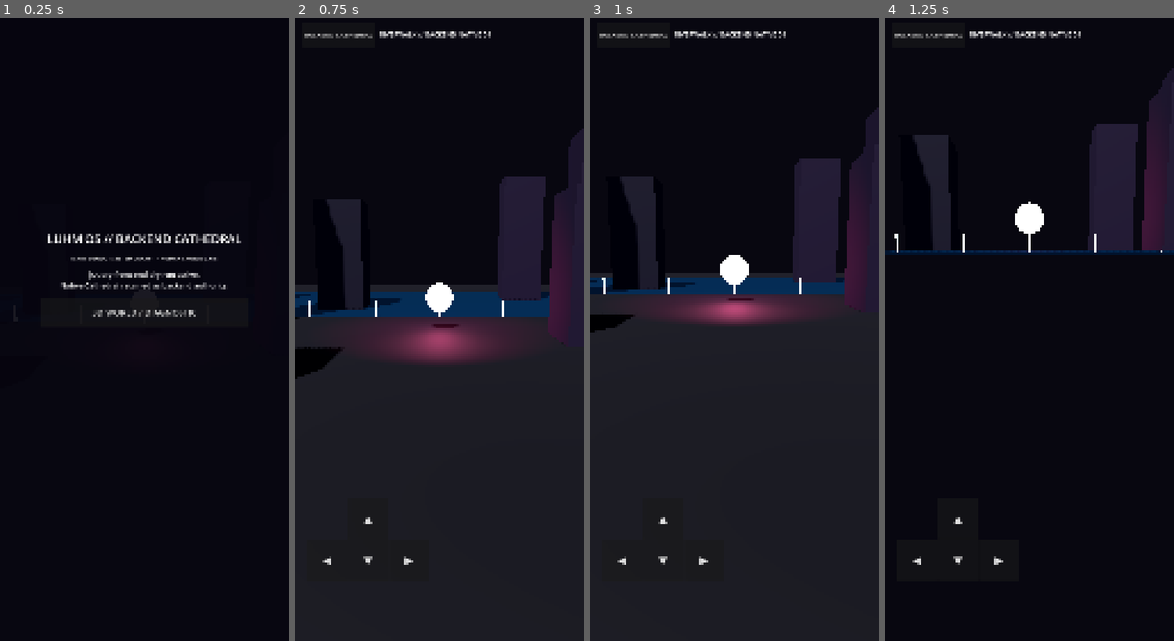
Above: before the commit, frames 1-4 (left to right).
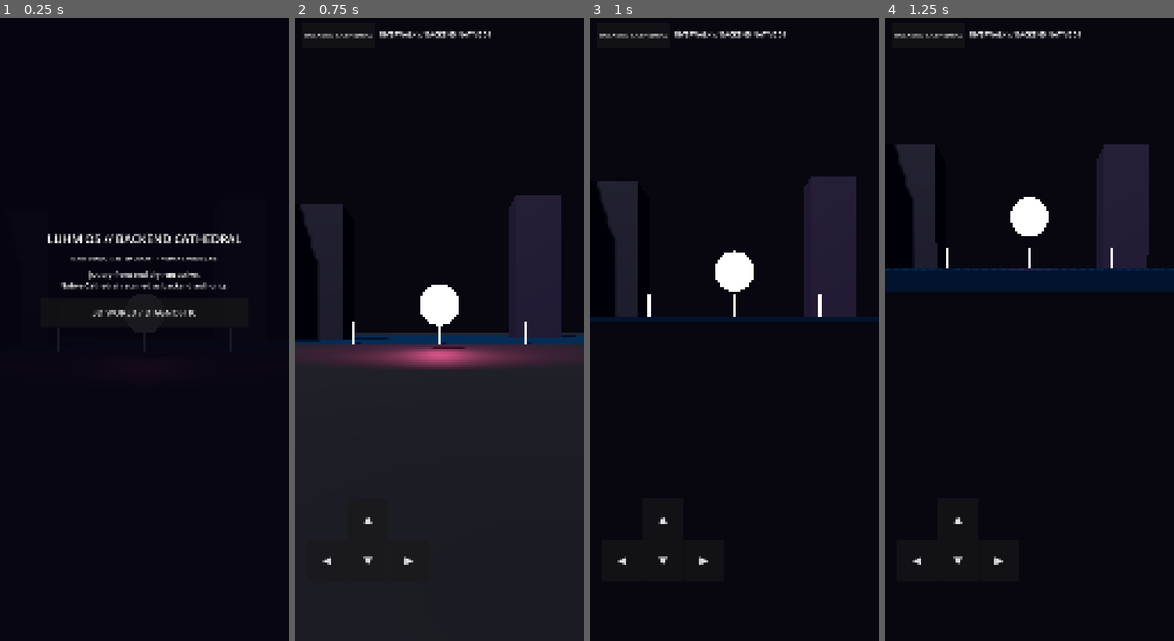
Above: after the commit, the same moments.

Repository: eggie-admin/LuHm-OS
Game: Godot game, scene res://scenes/Main.tscn
Two runs of this game, one before a commit and one after it. Both use one fixed random seed, a clock stepped at 60 frames per second and the inputs below.
Inputs:
- Up to frame 1 (0.25 s): no input
- Up to frame 2 (0.75 s): click "3D WORLD / DIAGNOSTIC" at 0.5 s
- Up to frame 3 (1 s): no input
- Up to frame 4 (1.25 s): no input

The runs differ from the first frame. In frame 2, 16% of the frame differs, in the area x 0-100%, y 17-58%; in frame 3, 13%; in frame 4, 12%.

Commit message:
cutscene: add isolated Lum beacon intro dry run
Adapt only the donor cutscene sequencing pattern. Keep the LuHm native scene spine, add a local five-beat cutscene, wire lock/camera/pulse/dialogue/restore adapters, and harden CI against donor control-plane imports.

Diff:
--- /dev/null
+++ b/cutscenes/lumBeaconIntro.json
@@ -0,0 +1,33 @@
+{
+  "id": "lum_beacon_intro",
+  "title": "Lum Beacon Intro Dry Run",
+  "beats": [
+    {
+      "id": "lock_player",
+      "type": "lock_player",
+      "duration": 0.15
+    },
+    {
+      "id": "camera_move",
+      "type": "camera_move",
+      "duration": 1.2
+    },
+    {
+      "id": "lum_beacon_pulse",
+      "type": "lum_beacon_pulse",
+      "duration": 0.9
+    },
+    {
+      "id": "dialogue_event",
+      "type": "dialogue",
+      "duration": 1.8,
+      "dialogue": "LuHm link established. Riverwalk signal acquired.",
+      "event": "lum_beacon_linked"
+    },
+    {
+      "id": "restore",
+      "type": "restore",
+      "duration": 0.75
+    }
+  ]
+}
--- /dev/null
+++ b/doctrine/cutsceneDonorExtraction-20260925.json
@@ -0,0 +1,36 @@
+{
+  "schema": "luhm.cutscene.donorExtraction.v1",
+  "status": "DRY_RUN_CANDIDATE",
+  "target_repository": "eggie-admin/LuHm-OS",
+  "target_branch": "dryrun/jquery-gui-backend-split-20260925",
+  "rollback_checkpoint": "snapshot/pre-cutscene-dryrun-20260925",
+  "donor": {
+    "repository": "eggie-admin/vue-headless-cms",
+    "commit": "1d51c5b90266f7beb8236cf07acfb17a085a4134",
+    "reference_file": "godot/scripts/cutscene_director.gd",
+    "reference_blob": "b9524c2fe06a69e051381103080e3aca1d9b0441"
+  },
+  "strategy": "adapt the donor's small data-driven sequencing pattern; do not transplant donor runtime topology",
+  "accepted_pattern": [
+    "ordered beat sequencing",
+    "beat lifecycle signals",
+    "timer-based duration",
+    "cancellation boundary"
+  ],
+  "explicitly_excluded": [
+    "godot/scenes/main.tscn",
+    "godot/scripts/cage_manager.gd",
+    "godot/scripts/api_bridge.gd",
+    "godot/scripts/cms_registry.gd",
+    "godot/scripts/web_cms_bridge.gd",
+    "donor Android plugin tree",
+    "localhost or HTTP CMS dependencies"
+  ],
+  "first_cutscene": [
+    "lock player",
+    "camera move",
+    "Lum beacon pulse",
+    "one dialogue/event",
+    "restore camera/player"
+  ]
+}
--- /dev/null
+++ b/scripts/cutsceneDirector.gd
@@ -0,0 +1,78 @@
+extends Node
+
+signal beat_started(beat: Dictionary)
+signal beat_finished(beat_id: String)
+signal cutscene_finished(cutscene_id: String)
+signal cutscene_cancelled(cutscene_id: String)
+signal cutscene_failed(reason: String)
+
+const ALLOWED_TYPES := {
+    "lock_player": true,
+    "camera_move": true,
+    "lum_beacon_pulse": true,
+    "dialogue": true,
+    "restore": true,
+}
+
+var _cancelled := false
+var _running := false
+var _active_cutscene_id := ""
+
+func is_running() -> bool:
+    return _running
+
+func play_cutscene(document: Dictionary) -> void:
+    if _running:
+        cutscene_failed.emit("cutscene already running")
+        return
+    if not document.has("beats") or not document["beats"] is Array:
+        cutscene_failed.emit("cutscene beats missing")
+        return
+
+    _cancelled = false
+    _running = true
+    _active_cutscene_id = str(document.get("id", "unnamed"))
+
+    for raw_beat in document["beats"]:
+        if _cancelled:
+            _finish_cancelled()
+            return
+        if not raw_beat is Dictionary:
+            _finish_failed("beat must be a Dictionary")
+            return
+
+        var beat: Dictionary = raw_beat
+        var beat_type := str(beat.get("type", ""))
+        if not ALLOWED_TYPES.has(beat_type):
+            _finish_failed("unsupported beat type: %s" % beat_type)
+            return
+
+        beat_started.emit(beat)
+        var duration := maxf(float(beat.get("duration", 0.0)), 0.0)
+        if duration > 0.0:
+            await get_tree().create_timer(duration).timeout
+        beat_finished.emit(str(beat.get("id", "beat")))
+
+    if _cancelled:
+        _finish_cancelled()
+        return
+
+    var finished_id := _active_cutscene_id
+    _running = false
+    _active_cutscene_id = ""
+    cutscene_finished.emit(finished_id)
+
+func cancel() -> void:
+    if _running:
+        _cancelled = true
+
+func _finish_cancelled() -> void:
+    var cancelled_id := _active_cutscene_id
+    _running = false
+    _active_cutscene_id = ""
+    cutscene_cancelled.emit(cancelled_id)
+
+func _finish_failed(reason: String) -> void:
+    _running = false
+    _active_cutscene_id = ""
+    cutscene_failed.emit(reason)
--- a/scripts/main.gd
+++ b/scripts/main.gd
@@ -1,22 +1,46 @@
 extends Node3D
+
+signal cutscene_event(event_name: String)
 
 const MOVE_SPEED := 5.5
 const TURN_SPEED := 1.8
+const INTRO_CUTSCENE_PATH := "res://cutscenes/lumBeaconIntro.json"
+const CutsceneDirectorScript := preload("res://scripts/cutsceneDirector.gd")
 
 var player: CharacterBody3D
 var camera: Camera3D
 var cathedral: Control
 var world_hud: Control
+var dialogue_label: Label
+var lum_beacon: MeshInstance3D
+var lum_beacon_light: OmniLight3D
+var cutscene_director
 var move_axis := Vector2.ZERO
+var controls_locked := false
+var intro_cutscene_played := false
+var camera_home_transform := Transform3D.IDENTITY
+var lum_beacon_home_scale := Vector3.ONE
+var lum_beacon_home_energy := 4.5
 
 func _ready() -> void:
     _build_world()
     _build_ui()
+    _build_cutscene_runtime()
     _show_cathedral()
 
 func _process(delta: float) -> void:
     if cathedral.visible:
         return
+
+    if controls_locked:
+        move_axis = Vector2.ZERO
+        player.velocity.x = move_toward(player.velocity.x, 0.0, MOVE_SPEED * delta * 5.0)
+        player.velocity.z = move_toward(player.velocity.z, 0.0, MOVE_SPEED * delta * 5.0)
+        if not player.is_on_floor():
+            player.velocity.y -= 18.0 * delta
+        player.move_and_slide()
+        return
+
     var key_axis := Input.get_vector("ui_left", "ui_right", "ui_up", "ui_down")
     var axis := key_axis if key_axis.length() > move_axis.length() else move_axis
     if axis.length() > 0.05:
@@ -139,26 +163,28 @@
         add_child(crown)
 
 func _add_lum_beacon() -> void:
-    var lum := MeshInstance3D.new()
+    lum_beacon = MeshInstance3D.new()
+    lum_beacon.name = "LumBeacon"
     var mesh := SphereMesh.new()
     mesh.radius = 0.75
     mesh.height = 1.5
-    lum.mesh = mesh
-    lum.position = Vector3(0.0, 1.6, -7.0)
+    lum_beacon.mesh = mesh
+    lum_beacon.position = Vector3(0.0, 1.6, -7.0)
     var mat := StandardMaterial3D.new()
     mat.albedo_color = Color("ff4b88")
     mat.emission_enabled = true
     mat.emission = Color("ff4b88")
     mat.emission_energy_multiplier = 3.4
-    lum.material_override = mat
-    add_child(lum)
-
-    var light := OmniLight3D.new()
-    light.position = lum.position
-    light.light_color = Color("ff4b88")
-    light.light_energy = 4.5
-    light.omni_range = 8.0
-    add_child(light)
+    lum_beacon.material_override = mat
+    add_child(lum_beacon)
+
+    lum_beacon_light = OmniLight3D.new()
+    lum_beacon_light.name = "LumBeaconLight"
+    lum_beacon_light.position = lum_beacon.position
+    lum_beacon_light.light_color = Color("ff4b88")
+    lum_beacon_light.light_energy = lum_beacon_home_energy
+    lum_beacon_light.omni_range = 8.0
+    add_child(lum_beacon_light)
 
 func _build_ui() -> void:
     cathedral = Control.new()
@@ -224,6 +250,19 @@
     hud_label.add_theme_font_size_override("font_size", 25)
     top_bar.add_child(hud_label)
 
+    dialogue_label = Label.new()
+    dialogue_label.position = Vector2(90.0, 1500.0)
+    dialogue_label.custom_minimum_size = Vector2(900.0, 150.0)
+    dialogue_label.horizontal_alignment = HORIZONTAL_ALIGNMENT_CENTER
+    dialogue_label.vertical_alignment = VERTICAL_ALIGNMENT_CENTER
+    dialogue_label.autowrap_mode = TextServer.AUTOWRAP_WORD_SMART
+    dialogue_label.add_theme_font_size_override("font_size", 32)
+    dialogue_label.add_theme_color_override("font_color", Color("f8eff8"))
+    dialogue_label.add_theme_color_override("font_outline_color", Color("120914"))
+    dialogue_label.add_theme_constant_override("outline_size", 10)
+    dialogue_label.visible = false
+    world_hud.add_child(dialogue_label)
+
     var dpad := GridContainer.new()
     dpad.columns = 3
     dpad.position = Vector2(44.0, 1810.0)
@@ -237,6 +276,15 @@
     _dpad_button(dpad, "▼", Vector2(0, 1))
     _dpad_button(dpad, "▶", Vector2(1, 0))
 
+func _build_cutscene_runtime() -> void:
+    cutscene_director = CutsceneDirectorScript.new()
+    cutscene_director.name = "CutsceneDirector"
+    add_child(cutscene_director)
+    cutscene_director.beat_started.connect(_on_cutscene_beat_started)
+    cutscene_director.cutscene_finished.connect(_on_cutscene_finished)
+    cutscene_director.cutscene_cancelled.connect(_on_cutscene_cancelled)
+    cutscene_director.cutscene_failed.connect(_on_cutscene_failed)
+
 func _dpad_blank(parent: Control) -> void:
     var spacer := Control.new()
     spacer.custom_minimum_size = Vector2(150.0, 150.0)
@@ -247,15 +295,129 @@
     button.text = glyph
     button.custom_minimum_size = Vector2(150.0, 150.0)
     button.add_theme_font_size_override("font_size", 42)
-    button.button_down.connect(func(): move_axis = axis)
-    button.button_up.connect(func(): move_axis = Vector2.ZERO)
+    button.button_down.connect(func(): _set_move_axis(axis))
+    button.button_up.connect(func(): _set_move_axis(Vector2.ZERO))
     parent.add_child(button)
+
+func _set_move_axis(axis: Vector2) -> void:
+    move_axis = Vector2.ZERO if controls_locked else axis
 
 func _show_world() -> void:
     cathedral.visible = false
     world_hud.visible = true
+    if not intro_cutscene_played:
+        intro_cutscene_played = true
+        call_deferred("_play_intro_cutscene")
 
 func _show_cathedral() -> void:
+    if cutscene_director != null and cutscene_director.is_running():
+        cutscene_director.cancel()
+    _restore_cutscene_state(0.0)
+    _unlock_player()
     cathedral.visible = true
     world_hud.visible = false
     move_axis = Vector2.ZERO
+
+func _play_intro_cutscene() -> void:
+    var document := _load_cutscene_document(INTRO_CUTSCENE_PATH)
+    if document.is_empty():
+        push_warning("LuHm cutscene document unavailable")
+        return
+    camera_home_transform = camera.transform
+    lum_beacon_home_scale = lum_beacon.scale
+    lum_beacon_home_energy = lum_beacon_light.light_energy
+    await cutscene_director.play_cutscene(document)
+
+func _load_cutscene_document(path: String) -> Dictionary:
+    if not FileAccess.file_exists(path):
+        return {}
+    var decoded = JSON.parse_string(FileAccess.get_file_as_string(path))
+    if decoded is Dictionary:
+        return decoded
+    return {}
+
+func _on_cutscene_beat_started(beat: Dictionary) -> void:
+    var beat_type := str(beat.get("type", ""))
+    var duration := maxf(float(beat.get("duration", 0.0)), 0.0)
+    match beat_type:
+        "lock_player":
+            _lock_player()
+        "camera_move":
+            _camera_cutscene_move(duration)
+        "lum_beacon_pulse":
+            _pulse_lum_beacon(duration)
+        "dialogue":
+            _show_cutscene_dialogue(beat)
+        "restore":
+            _restore_cutscene_state(duration)
+
+func _lock_player() -> void:
+    controls_locked = true
+    move_axis = Vector2.ZERO
+    if player != null:
+        player.velocity.x = 0.0
+        player.velocity.z = 0.0
+
+func _unlock_player() -> void:
+    controls_locked = false
+    move_axis = Vector2.ZERO
+
+func _camera_cutscene_move(duration: float) -> void:
+    if camera == null:
+        return
+    var tween := create_tween()
+    tween.set_trans(Tween.TRANS_SINE)
+    tween.set_ease(Tween.EASE_IN_OUT)
+    tween.set_parallel(true)
+    tween.tween_property(camera, "position", Vector3(0.0, 2.35, 2.8), duration)
+    tween.tween_property(camera, "rotation_degrees", Vector3(-4.0, 0.0, 0.0), duration)
+
+func _pulse_lum_beacon(duration: float) -> void:
+    if lum_beacon == null or lum_beacon_light == null:
+        return
+    var half := maxf(duration * 0.5, 0.05)
+    var tween := create_tween()
+    tween.set_trans(Tween.TRANS_SINE)
+    tween.set_ease(Tween.EASE_IN_OUT)
+    tween.tween_property(lum_beacon, "scale", lum_beacon_home_scale * 1.35, half)
+    tween.parallel().tween_property(lum_beacon_light, "light_energy", lum_beacon_home_energy * 1.7, half)
+    tween.tween_property(lum_beacon, "scale", lum_beacon_home_scale, half)
+    tween.parallel().tween_property(lum_beacon_light, "light_energy", lum_beacon_home_energy, half)
+
+func _show_cutscene_dialogue(beat: Dictionary) -> void:
+    if dialogue_label != null:
+        dialogue_label.text = str(beat.get("dialogue", ""))
+        dialogue_label.visible = not dialogue_label.text.is_empty()
+    var event_name := str(beat.get("event", ""))
+    if not event_name.is_empty():
+        cutscene_event.emit(event_name)
+
+func _restore_cutscene_state(duration: float) -> void:
+    if dialogue_label != null:
+        dialogue_label.visible = false
+    if lum_beacon != null:
+        lum_beacon.scale = lum_beacon_home_scale
+    if lum_beacon_light != null:
+        lum_beacon_light.light_energy = lum_beacon_home_energy
+    if camera == null:
+        return
+    if duration <= 0.0:
+        camera.transform = camera_home_transform
+        return
+    var tween := create_tween()
+    tween.set_trans(Tween.TRANS_SINE)
+    tween.set_ease(Tween.EASE_IN_OUT)
+    tween.tween_property(camera, "transform", camera_home_transform, duration)
+
+func _on_cutscene_finished(_cutscene_id: String) -> void:
+    _restore_cutscene_state(0.0)
+    _unlock_player()
+
+func _on_cutscene_cancelled(_cutscene_id: String) -> void:
+    _restore_cutscene_state(0.0)
+    _unlock_player()
+
+func _on_cutscene_failed(reason: String) -> void:
+    push_warning("LuHm cutscene failed: %s" % reason)
+    _restore_cutscene_state(0.0)
+    _unlock_player()
Not shown, changed: .github/workflows/android-proposed-build.yml
